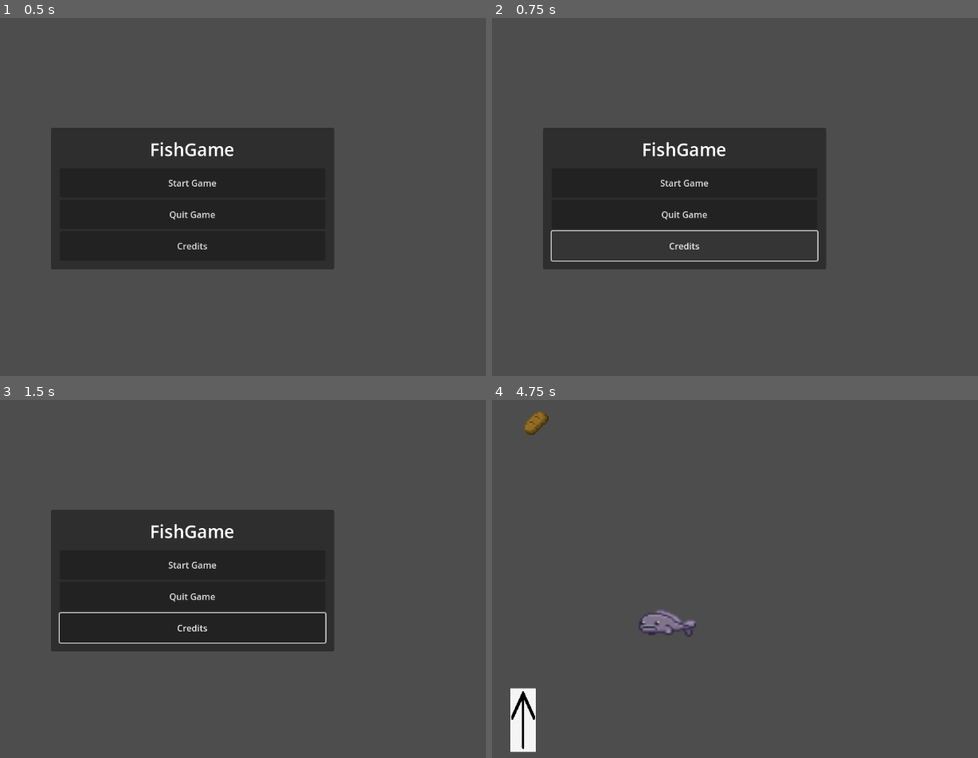
Above: before the commit, frames 1-4 (two rows, left to right).
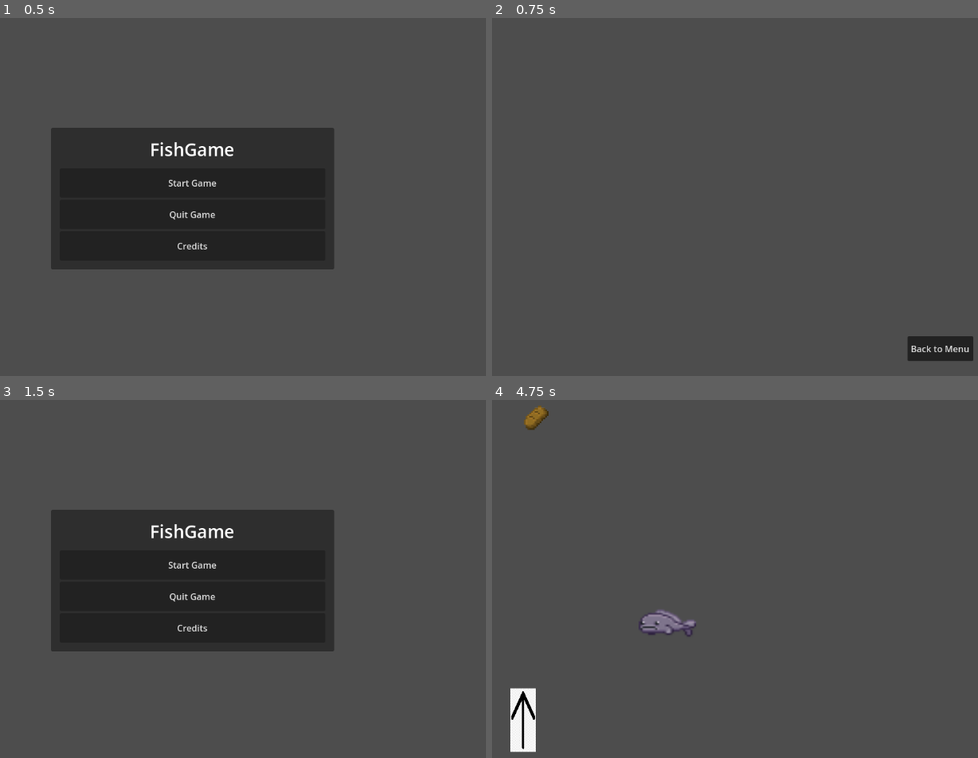
Above: after the commit, the same moments.

Repository: hakifrog/fish-famine
Game: Godot game, scene res://Scenes/MainMenu.tscn
Same seed, same stepped clock (60 frames per second), same inputs: the game is played once before the commit and once after it.
Inputs (mouse positions are in pixels of both pictures, inside the frame that each line leads up to):
- Up to frame 1 (0.5 s): no input
- Up to frame 2 (0.75 s): click "Credits" at 0.5 s
- Up to frame 3 (1.5 s): click (447, 729) at 1.25 s, where only the run after the commit has a clickable "Back to Menu"
- Up to frame 4 (4.75 s): click "Start Game" at 2 s; hold Right (ui_right) 2.78-3.53 s; hold Space (shoot, bound only after the commit) 2.78-3.53 s; hold Left (ui_left) 3.53-4.28 s; tap Space (shoot, bound only after the commit) at 3.6 s; hold Right (ui_right) from 4.28 s (still down); hold Space (shoot, bound only after the commit) from 4.28 s (still down)

Frame 1 is identical in both runs. In frame 2, 19% of the frame differs, in the area x 10-100%, y 30-96%; in frame 3, 0.4%; in frame 4, 0.2%.

Commit message:
Created a credits scene, added menu interaction. Reworked cannon mechanics. Commented food destroyer timer.

Diff:
--- a/FishGame/Scenes/air_pump.tscn
+++ b/FishGame/Scenes/air_pump.tscn
@@ -3,8 +3,8 @@
 [ext_resource type="Script" path="res://Scripts/AirPump.gd" id="1_7q1rm"]
 [ext_resource type="Texture2D" uid="uid://clw815uyrxcw5" path="res://Sprites and Art/up arrow.png" id="2_nmd4e"]
 
-[sub_resource type="RectangleShape2D" id="RectangleShape2D_q2i3i"]
-size = Vector2(202.75, 288.5)
+[sub_resource type="RectangleShape2D" id="RectangleShape2D_btr81"]
+size = Vector2(46, 112)
 
 [sub_resource type="CircleShape2D" id="CircleShape2D_85lot"]
 radius = 4.12311
@@ -22,6 +22,9 @@
 collision_layer = 16
 collision_mask = 16
 script = ExtResource("1_7q1rm")
+MovementSpeed = 500.0
+VerticalImpulseForce = 0.5
+HorizontalImpulseForce = 0.5
 
 [node name="PumpingAnimationSprite" type="Sprite2D" parent="."]
 position = Vector2(31, -70)
@@ -35,29 +38,30 @@
 texture = ExtResource("2_nmd4e")
 
 [node name="Area2D" type="Area2D" parent="."]
-position = Vector2(0, -1)
+position = Vector2(4, -80)
 collision_layer = 16
 collision_mask = 16
 gravity_space_override = 1
-gravity_point_center = Vector2(0, -1.8)
-gravity_direction = Vector2(0, -1.8)
 metadata/_edit_group_ = true
 
-[node name="CollisionShape2D" type="CollisionShape2D" parent="Area2D"]
+[node name="CollisionShape2D2" type="CollisionShape2D" parent="Area2D"]
 light_mask = 16
 visibility_layer = 16
-position = Vector2(4.625, -60.25)
-shape = SubResource("RectangleShape2D_q2i3i")
+position = Vector2(4, 245)
+shape = SubResource("RectangleShape2D_btr81")
+
+[node name="CollisionPolygon2D" type="CollisionPolygon2D" parent="Area2D"]
+position = Vector2(0, 9)
+polygon = PackedVector2Array(-25, 177, 32, 177, 153, -109, -141, -111)
 
 [node name="CollisionShape2D" type="CollisionShape2D" parent="."]
 light_mask = 16
 visibility_layer = 16
-position = Vector2(8, 279)
+position = Vector2(9, 218)
 shape = SubResource("CircleShape2D_85lot")
+disabled = true
 
 [node name="PumpAnimation" type="AnimationPlayer" parent="."]
 libraries = {
 "": SubResource("AnimationLibrary_8ws07")
 }
-
-[connection signal="body_entered" from="Area2D" to="." method="_on_area_2d_body_entered"]
--- /dev/null
+++ b/FishGame/Scenes/credits.gd
@@ -0,0 +1,15 @@
+extends Control
+
+
+# Called when the node enters the scene tree for the first time.
+func _ready():
+	pass # Replace with function body.
+
+
+# Called every frame. 'delta' is the elapsed time since the previous frame.
+func _process(delta):
+	pass
+
+
+func _on_button_pressed():
+	get_tree().change_scene_to_file("res://Scenes/MainMenu.tscn")# Replace with function body.
--- /dev/null
+++ b/FishGame/Scenes/credits.tscn
@@ -0,0 +1,40 @@
+[gd_scene load_steps=2 format=3 uid="uid://bqhpjgeab56uq"]
+
+[ext_resource type="Script" path="res://Scenes/credits.gd" id="1_gevmt"]
+
+[node name="Credits" type="Control"]
+layout_mode = 3
+anchors_preset = 15
+anchor_right = 1.0
+anchor_bottom = 1.0
+grow_horizontal = 2
+grow_vertical = 2
+script = ExtResource("1_gevmt")
+
+[node name="TextureRect" type="TextureRect" parent="."]
+layout_mode = 1
+anchors_preset = 15
+anchor_right = 1.0
+anchor_bottom = 1.0
+grow_horizontal = 2
+grow_vertical = 2
+
+[node name="PanelContainer" type="PanelContainer" parent="."]
+layout_mode = 1
+anchors_preset = -1
+anchor_left = 0.95
+anchor_top = 0.95
+anchor_right = 0.95
+anchor_bottom = 0.95
+offset_left = -114.0
+offset_top = -40.0
+offset_right = 5.0
+offset_bottom = 5.0
+grow_horizontal = 0
+grow_vertical = 0
+
+[node name="Button" type="Button" parent="PanelContainer"]
+layout_mode = 2
+text = "Back to Menu"
+
+[connection signal="pressed" from="PanelContainer/Button" to="." method="_on_button_pressed"]
--- a/FishGame/Scenes/food_particle.tscn
+++ b/FishGame/Scenes/food_particle.tscn
@@ -21,8 +21,8 @@
 position = Vector2(556, 15)
 collision_layer = 25
 collision_mask = 25
-mass = 0.12
-gravity_scale = 0.2
+mass = 0.03
+gravity_scale = 0.15
 script = ExtResource("1_ehega")
 
 [node name="CollisionPolygon2D" type="CollisionPolygon2D" parent="."]
--- a/FishGame/Scenes/main_scene.tscn
+++ b/FishGame/Scenes/main_scene.tscn
@@ -7,8 +7,15 @@
 
 [sub_resource type="GDScript" id="GDScript_lf8xg"]
 
-[sub_resource type="RectangleShape2D" id="RectangleShape2D_07eun"]
-size = Vector2(1211, 20)
+[sub_resource type="WorldBoundaryShape2D" id="WorldBoundaryShape2D_13ggt"]
+
+[sub_resource type="WorldBoundaryShape2D" id="WorldBoundaryShape2D_lasuj"]
+normal = Vector2(-1, 0)
+distance = -452.59
+
+[sub_resource type="WorldBoundaryShape2D" id="WorldBoundaryShape2D_ub3x3"]
+normal = Vector2(1, 0)
+distance = -357.0
 
 [sub_resource type="CircleShape2D" id="CircleShape2D_wooq0"]
 
@@ -34,8 +41,16 @@
 position = Vector2(580, 615)
 
 [node name="CollisionShape2D" type="CollisionShape2D" parent="CharacterBody2D"]
-position = Vector2(42, 45)
-shape = SubResource("RectangleShape2D_07eun")
+position = Vector2(42, 34)
+shape = SubResource("WorldBoundaryShape2D_13ggt")
+
+[node name="CollisionShape2D2" type="CollisionShape2D" parent="CharacterBody2D"]
+position = Vector2(170.41, -63)
+shape = SubResource("WorldBoundaryShape2D_lasuj")
+
+[node name="CollisionShape2D3" type="CollisionShape2D" parent="CharacterBody2D"]
+position = Vector2(-159, -63)
+shape = SubResource("WorldBoundaryShape2D_ub3x3")
 
 [node name="Activator" type="CharacterBody2D" parent="."]
 position = Vector2(592, 337)
--- a/FishGame/Scripts/AirPump.gd
+++ b/FishGame/Scripts/AirPump.gd
@@ -1,25 +1,27 @@
 extends CharacterBody2D
 
 
-const SPEED = 300.0
+@export var MovementSpeed = 300.0
+@export var VerticalImpulseForce = 1.0
+@export var HorizontalImpulseForce = 1.0
 
-var food = null
 @onready var AnimPlay = $PumpAnimation
+@onready var CharBase = $CollisionShape2D
+@onready var ForceArea = $Area2D
+
 func _physics_process(delta):
 	var direction = Input.get_axis("left", "right")
 	if direction:
-		velocity.x = direction * SPEED
+		velocity.x = direction * MovementSpeed
 	else:
-		velocity.x = move_toward(velocity.x, 0, SPEED)
-	if food != null:
-		if Input.is_action_just_pressed("ui_left"):
-			food.apply_central_impulse(Vector2(-3,0))
-		if Input.is_action_just_pressed("ui_right"):
-			food.apply_central_impulse(Vector2(3,0))
+		velocity.x = move_toward(velocity.x, 0, MovementSpeed)
 
+	for body in ForceArea.get_overlapping_bodies():
+		var pushImpulse = Vector2(direction * HorizontalImpulseForce, -VerticalImpulseForce);
+		if (body.linear_velocity.y > 0):
+			pushImpulse.y *= 2
+
+		if Input.is_action_pressed("shoot"):
+			body.apply_central_impulse(pushImpulse)
 
 	move_and_slide()
-
-
-func _on_area_2d_body_entered(body):
-	food = body
--- a/FishGame/Scripts/FoodParticle.gd
+++ b/FishGame/Scripts/FoodParticle.gd
@@ -9,11 +9,11 @@
 
 
 # Called every frame. 'delta' is the elapsed time since the previous frame.
-func _process(delta):
-
-	clock += delta
-	if clock >= countDown:
-		queue_free()
+#func _process(delta):
+	#
+	#clock += delta
+	#if clock >= countDown:
+		#queue_free()
 
 
 func _on_fish_mouth_detector_body_entered(body):
--- a/FishGame/Scripts/Menu.gd
+++ b/FishGame/Scripts/Menu.gd
@@ -13,4 +13,4 @@
 
 
 func _on_credits_button_pressed():
-	pass # Replace with function body.
+	get_tree().change_scene_to_file("res://Scenes/credits.tscn")
--- a/FishGame/project.godot
+++ b/FishGame/project.godot
@@ -32,3 +32,8 @@
 "events": [Object(InputEventKey,"resource_local_to_scene":false,"resource_name":"","device":-1,"window_id":0,"alt_pressed":false,"shift_pressed":false,"ctrl_pressed":false,"meta_pressed":false,"pressed":false,"keycode":0,"physical_keycode":68,"key_label":0,"unicode":100,"echo":false,"script":null)
 ]
 }
+shoot={
+"deadzone": 0.5,
+"events": [Object(InputEventKey,"resource_local_to_scene":false,"resource_name":"","device":0,"window_id":0,"alt_pressed":false,"shift_pressed":false,"ctrl_pressed":false,"meta_pressed":false,"pressed":false,"keycode":0,"physical_keycode":32,"key_label":0,"unicode":0,"echo":false,"script":null)
+]
+}
Not shown: 1 places in FishGame/Scenes/main_scene.tscn that only renumber resources
